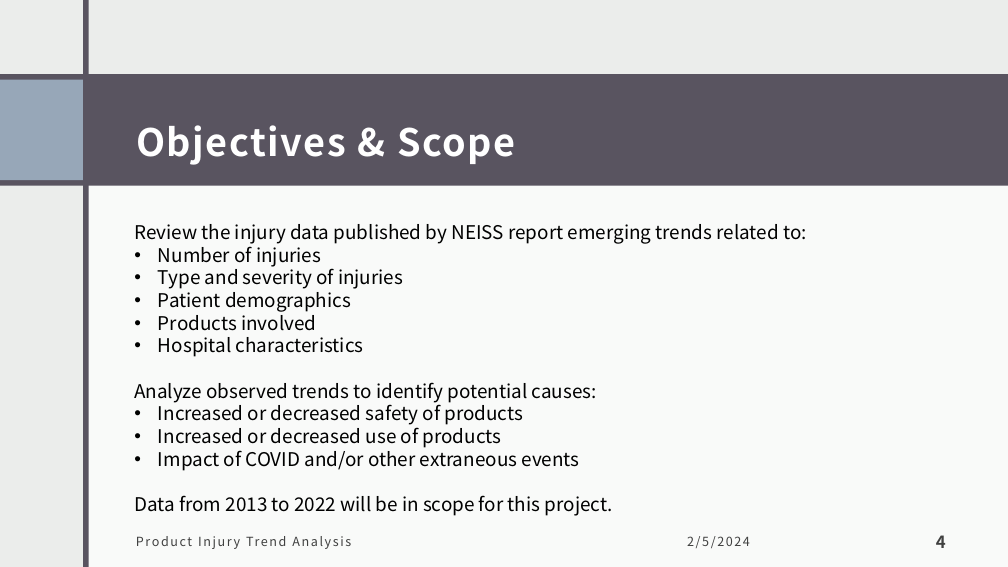
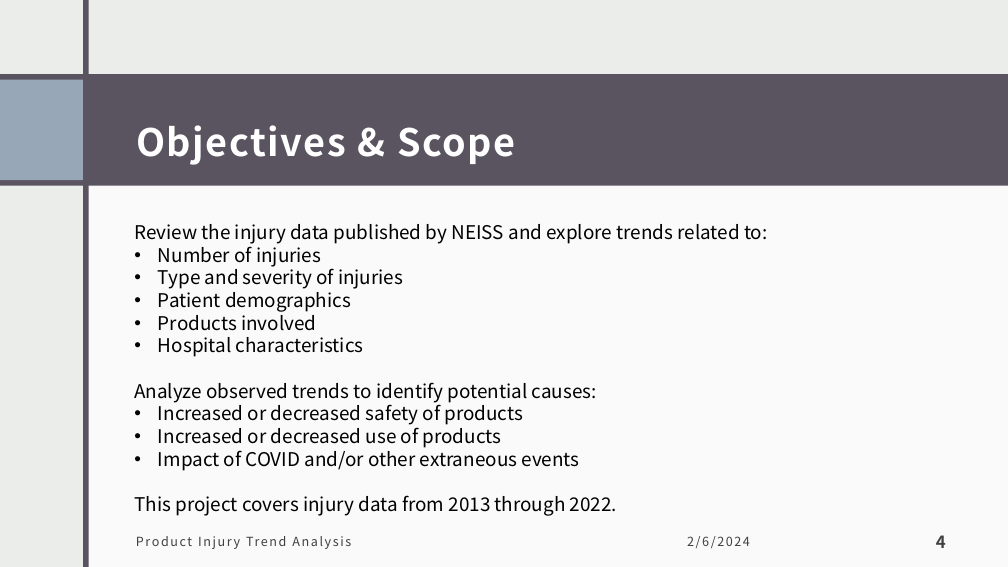
Before and after one commit to tamimcm416/product_injury, a slide deck: slide 4 of docs/Product Injuries.pptx. Drawn at 1008x567 pixels with LibreOffice and Linux fonts; fonts in the diff are those of the drawing. Boxes give left, top, right and bottom in pixels: in the first picture for what was removed or moved away, otherwise in the second. Text is boxed around its words. In the diff, an @@ line names an element or a change of style, - is before the commit and + after.

```diff
--- a/docs/Product Injuries.pptx
+++ b/docs/Product Injuries.pptx
@@ text at bbox=[134, 224, 768, 244]: text changed @@
-Review the injury data published by NEISS report emerging trends related to:
+Review the injury data published by NEISS and explore trends related to:
@@ text at bbox=[134, 495, 617, 516]: text changed @@
-Data from 2013 to 2022 will be in scope for this project.
+This project covers injury data from 2013 through 2022.
@@ text at bbox=[687, 536, 750, 548]: text changed @@
-2/5/2024
+2/6/2024
```
Also in this commit, not shown: 1 other slide changed, 1 other file.
